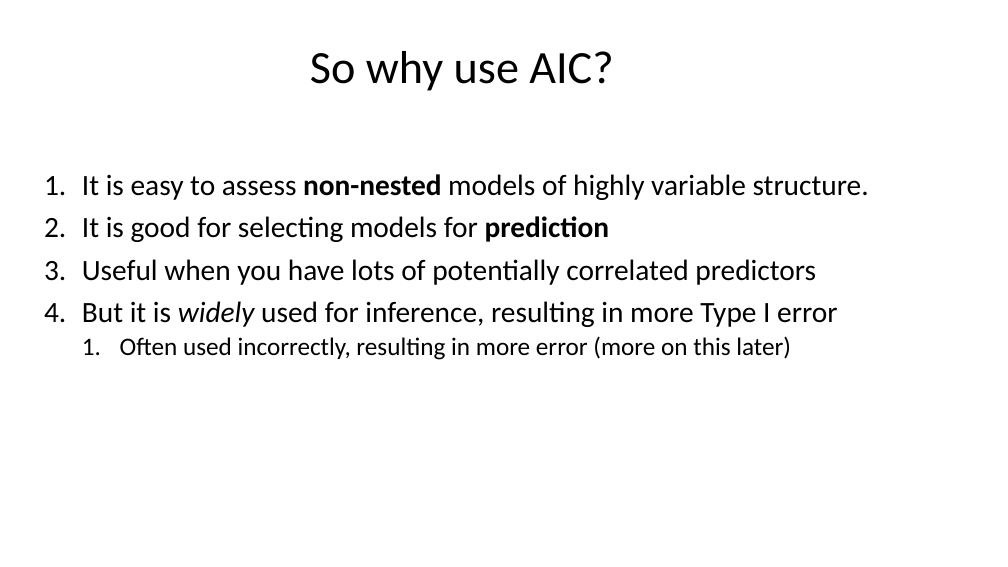
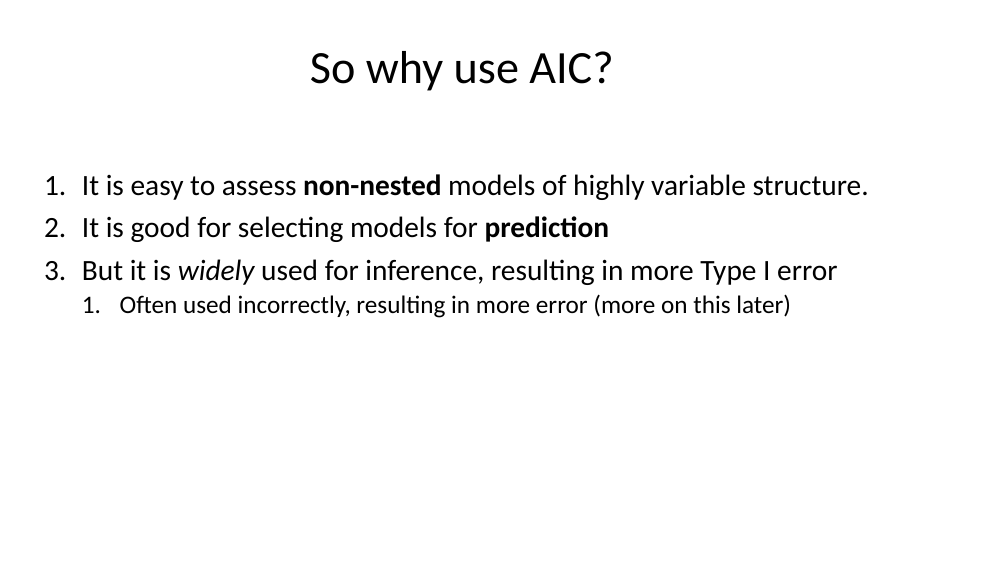
Before and after one commit to taaltree/FW536, a slide deck: slide 30 of Day3_MixedModels_ModelSelection/FW536_Day3_Afternoon_hypothesis test and model selection.pptx (slide 31 before the commit). Drawn at 1008x567 pixels with LibreOffice and Linux fonts; fonts in the diff are those of the drawing. Boxes give left, top, right and bottom in pixels: in the first picture for what was removed or moved away, otherwise in the second. Text is boxed around its words. In the diff, an @@ line names an element or a change of style, - is before the commit and + after.

```diff
--- a/Day3_MixedModels_ModelSelection/FW536_Day3_Afternoon_hypothesis test and model selection.pptx
+++ b/Day3_MixedModels_ModelSelection/FW536_Day3_Afternoon_hypothesis test and model selection.pptx
@@ text at <box>82,259,816,285</box>: paragraph removed @@
-3. Useful when you have lots of potentially correlated predictors
```
Also in this commit, not shown: 7 other slides changed, 16 slides added, 25 slides removed, 8 other files.
